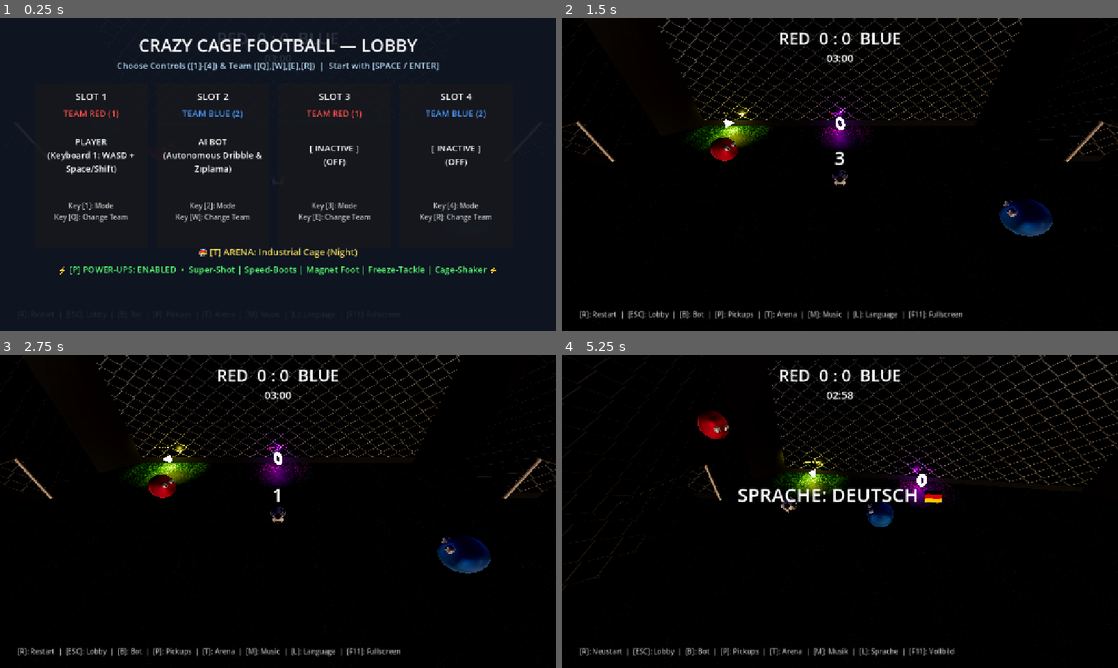
Above: before the commit, frames 1-4 (two rows, left to right).
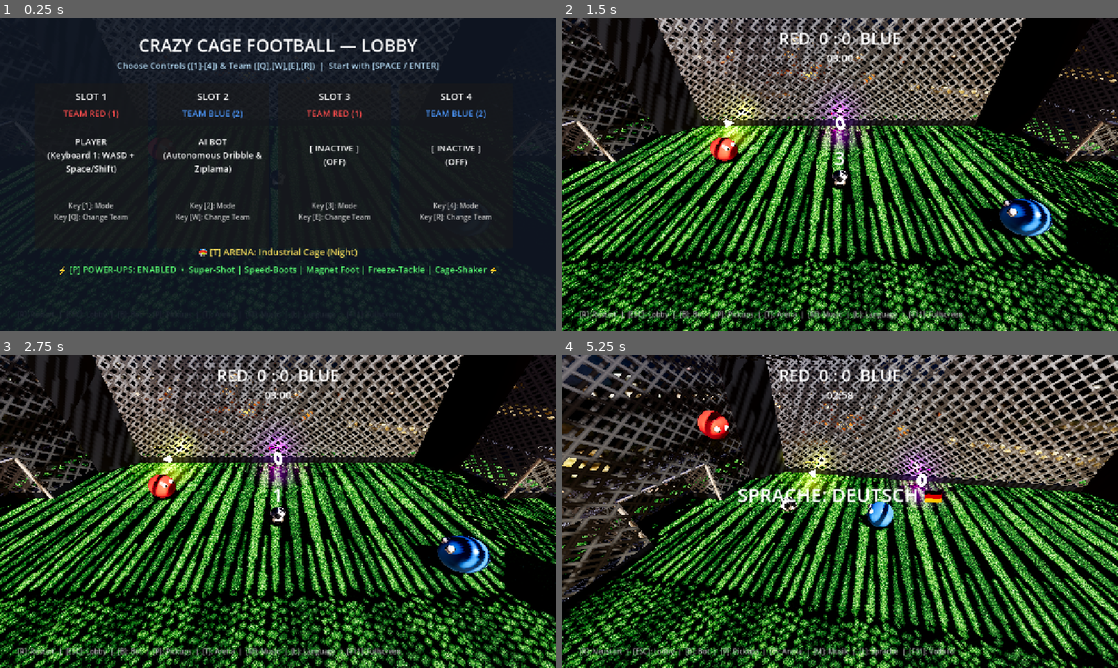
Above: after the commit, the same moments.

Repository: RobinNunkesser/gd-godot-crazy-cage-football
Game: Godot game, scene res://scenes/main.tscn
Two runs of this game, one before a commit and one after it. Both use one fixed random seed, a clock stepped at 60 frames per second and the inputs below.
Inputs (mouse positions are in pixels of both pictures, inside the frame that each line leads up to):
- Up to frame 1 (0.25 s): no input
- Up to frame 2 (1.5 s): tap Enter (p2_jump) at 0.5 s; move the mouse to (962, 158) at 0.52 s; hold D (p1_right) 0.53-1.28 s; tap Shift (p1_boost) at 0.6 s; click (962, 158) at 0.67 s; tap Space (p1_jump) at 0.77 s; move the mouse to (728, 190) at 1.27 s; hold S (p1_down) from 1.28 s (still down); tap Down (p2_down) at 1.35 s
- Up to frame 3 (2.75 s): tap Space (p1_jump) at 1.52 s; move the mouse to (333, 442) at 2.02 s; release S (p1_down) at 2.03 s; hold D (p1_right) from 2.03 s (still down); hold Left (p2_left) from 2.03 s (still down)
- Up to frame 4 (5.25 s): move the mouse to (812, 574) at 2.77 s; release D (p1_right) at 2.78 s; release Left (p2_left) at 2.78 s; hold W (p1_up) 2.78-3.53 s; tap Right (p2_right) at 2.85 s; click (812, 574) at 2.92 s; tap Space (p1_jump) at 3.02, 3.77, 4.52 s; move the mouse to (1006, 558) at 3.52 s; hold Up (p2_up) 3.53-4.28 s; hold A (p1_left) 3.53-5.03 s; move the mouse to (673, 464) at 4.27 s; tap M at 4.35 s; move the mouse to (867, 511) at 5.02 s; hold S (p1_down) from 5.03 s (still down); tap L at 5.1 s; click (867, 511) at 5.17 s

The runs differ from the first frame. In frame 1, less than 0.1% of the frame differs, in the area x 1-93%, y 7-100%; in frame 2, 56%; in frame 3, 56%; in frame 4, 60%, in the area x 0-100%, y 0-100%.

Commit message:
fix(themes): use transparent PNG fence for skybox visibility, calm cyber floor, and uniform rooftop court

Diff:
--- a/scenes/main.gd
+++ b/scenes/main.gd
@@ -295,14 +295,14 @@
 	fence_inst.position = Vector3(0, -size.y * 0.5 + board_height + fence_height * 0.5, 0)
 
 	var mat = StandardMaterial3D.new()
-	var fence_path = "res://assets/textures/chainlink_fence.jpg"
+	var fence_path = "res://assets/textures/chainlink_fence.png"
 	if ResourceLoader.exists(fence_path):
 		mat.albedo_texture = load(fence_path)
 		var max_span = maxf(size.x, size.z)
 		mat.uv1_scale = Vector3(max_span * 0.45, fence_height * 0.45, 1.0)
 		mat.albedo_color = custom_color
 		mat.transparency = BaseMaterial3D.TRANSPARENCY_ALPHA_SCISSOR
-		mat.alpha_scissor_threshold = 0.25
+		mat.alpha_scissor_threshold = 0.5
 		mat.depth_draw_mode = BaseMaterial3D.DEPTH_DRAW_ALWAYS
 		mat.cull_mode = BaseMaterial3D.CULL_DISABLED
 		mat.metallic = 0.85
@@ -982,7 +982,7 @@
 			f_mat.roughness = float(t.get("fence_roughness", 0.25))
 			f_mat.metallic = float(t.get("fence_metallic", 0.85))
 			f_mat.transparency = BaseMaterial3D.TRANSPARENCY_ALPHA_SCISSOR
-			f_mat.alpha_scissor_threshold = 0.25
+			f_mat.alpha_scissor_threshold = 0.5
 			f_mat.depth_draw_mode = BaseMaterial3D.DEPTH_DRAW_ALWAYS
 			f_mat.cull_mode = BaseMaterial3D.CULL_DISABLED
 			f.material_override = f_mat
--- a/scripts/cage_theme_manager.gd
+++ b/scripts/cage_theme_manager.gd
@@ -47,7 +47,7 @@
 			"board_color": Color(0.18, 0.20, 0.24),
 			"board_roughness": 0.3,
 			"board_metallic": 0.6,
-			"fence_texture": "res://assets/textures/chainlink_fence.jpg",
+			"fence_texture": "res://assets/textures/chainlink_fence.png",
 			"fence_color": Color(0.75, 0.8, 0.85, 0.75),
 			"fence_roughness": 0.25,
 			"fence_metallic": 0.85,
@@ -72,15 +72,15 @@
 			"ambient_energy": 0.9,
 			"glow_bloom": 0.08,
 			"glow_intensity": 0.2,
-			"floor_texture": "res://assets/textures/rooftop_court_floor.jpg",
+			"floor_texture": "res://assets/textures/rooftop_court_floor.png",
 			"floor_color": Color(1.0, 1.0, 1.0),
-			"floor_roughness": 0.78,
+			"floor_roughness": 0.82,
 			"floor_metallic": 0.02,
 			"floor_uv_scale": Vector3(1.0, 1.0, 1.0),
 			"board_color": Color(0.95, 0.95, 0.98), # Saubere weiße Sportbanden
 			"board_roughness": 0.35,
 			"board_metallic": 0.1,
-			"fence_texture": "res://assets/textures/chainlink_fence.jpg",
+			"fence_texture": "res://assets/textures/chainlink_fence.png",
 			"fence_color": Color(1.0, 1.0, 1.0, 0.88), # Weiß lackierter Sportkäfig
 			"fence_roughness": 0.3,
 			"fence_metallic": 0.35,
@@ -107,15 +107,15 @@
 			"ambient_energy": 1.2,
 			"glow_bloom": 0.40,
 			"glow_intensity": 0.90,
-			"floor_texture": "res://assets/textures/cyber_grid_floor.jpg",
+			"floor_texture": "res://assets/textures/cyber_grid_floor.png",
 			"floor_color": Color(1.0, 1.0, 1.0),
-			"floor_roughness": 0.2,
-			"floor_metallic": 0.75,
+			"floor_roughness": 0.28,
+			"floor_metallic": 0.65,
 			"floor_uv_scale": Vector3(1.0, 1.0, 1.0),
 			"board_color": Color(0.08, 0.12, 0.22), # Dunkle Cyber-Bande
 			"board_roughness": 0.2,
 			"board_metallic": 0.8,
-			"fence_texture": "res://assets/textures/chainlink_fence.jpg",
+			"fence_texture": "res://assets/textures/chainlink_fence.png",
 			"fence_color": Color(0.0, 0.9, 1.0, 0.9), # Leuchtendes Cyan-Kraftfeld
 			"fence_roughness": 0.1,
 			"fence_metallic": 0.95,
Binary file added: assets/textures/chainlink_fence.png
Not shown, added: assets/textures/chainlink_fence.png.import
Binary file added: assets/textures/cyber_grid_floor.png
Not shown, added: assets/textures/cyber_grid_floor.png.import
Binary file added: assets/textures/rooftop_court_floor.png
Not shown, added: assets/textures/rooftop_court_floor.png.import
